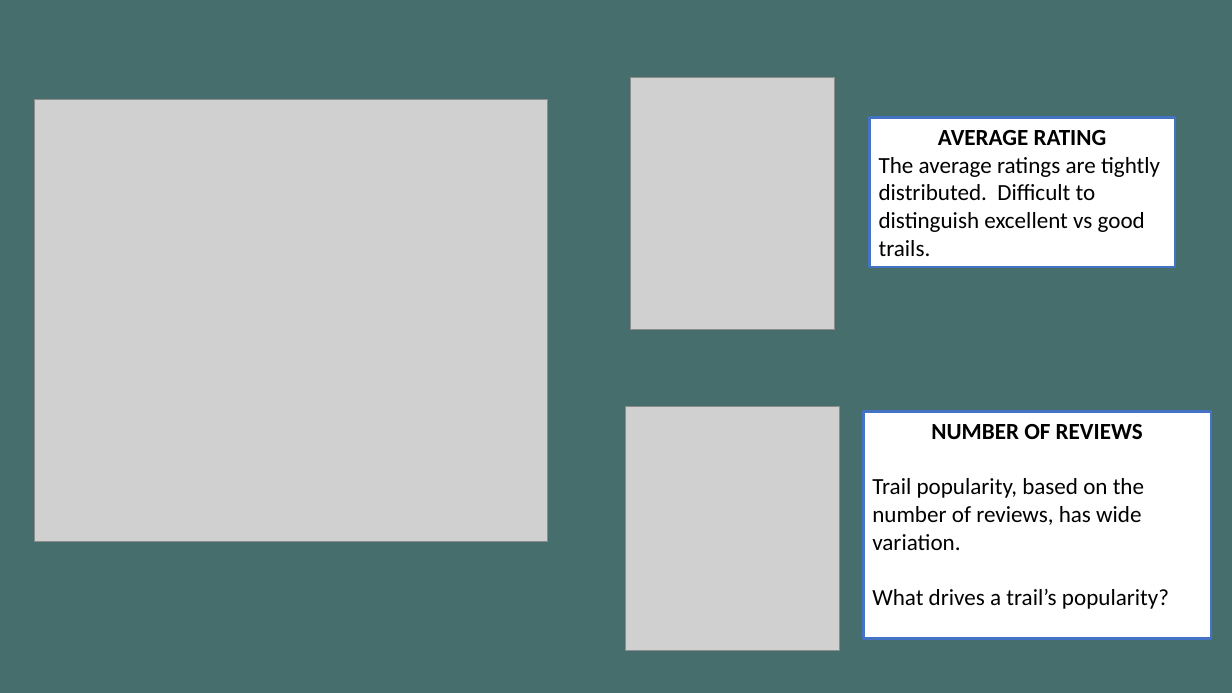
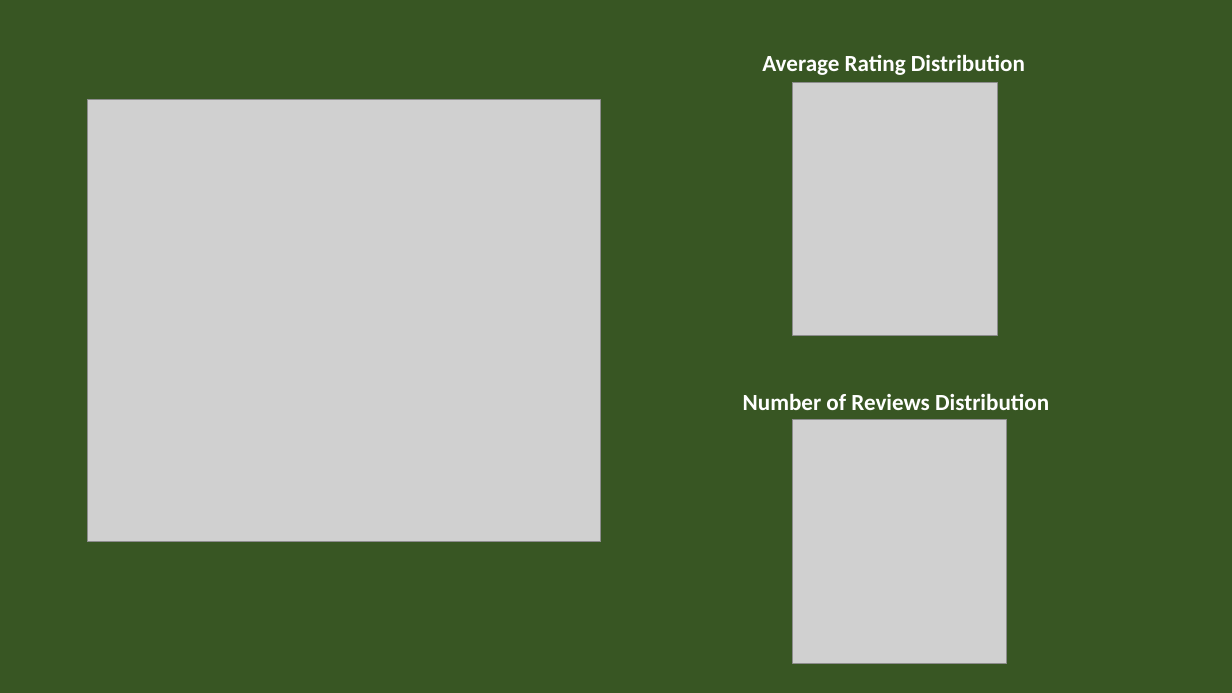
Before and after one commit to jgoeman/Jog-Your-Memory, a slide deck: slide 3 of Our Journey.pptx (slide 2 before the commit). Drawn at 1232x693 pixels with LibreOffice and Linux fonts; fonts in the diff are those of the drawing; grey boxes stand for pictures. Boxes give left, top, right and bottom in pixels: in the first picture for what was removed or moved away, otherwise in the second. Text is boxed around its words. In the diff, an @@ line names an element or a change of style, - is before the commit and + after.

```diff
--- a/Our Journey.pptx
+++ b/Our Journey.pptx
@@ background #466E6C to #385723 @@
@@ text added at <box>762,54,1025,75</box>, 18 pt, text #FFFFFF, bold @@
+Average Rating Distribution
@@ picture: place and size @@
-picture at <box>630,77,835,329</box>
+picture at <box>793,83,997,335</box>
@@ picture: place and size @@
-picture at <box>34,100,548,542</box>
+picture at <box>87,100,601,542</box>
@@ rectangle removed at <box>870,117,1176,267</box> @@
-AVERAGE RATING
-The average ratings are tightly distributed. Difficult to distinguish excellent vs good trails.
@@ text added at <box>743,393,1049,410</box>, 18 pt, text #FFFFFF, bold @@
+Number of Reviews Distribution
@@ rectangle removed at <box>863,412,1212,640</box> @@
-NUMBER OF REVIEWS
-Trail popularity, based on the number of reviews, has wide variation.
-What drives a trail’s popularity?
@@ picture: place and size @@
-picture at <box>626,407,839,651</box>
+picture at <box>793,420,1006,664</box>
```
Also in this commit, not shown: 1 other slide changed, 2 slides added, 1 slide removed, 1 other file.
